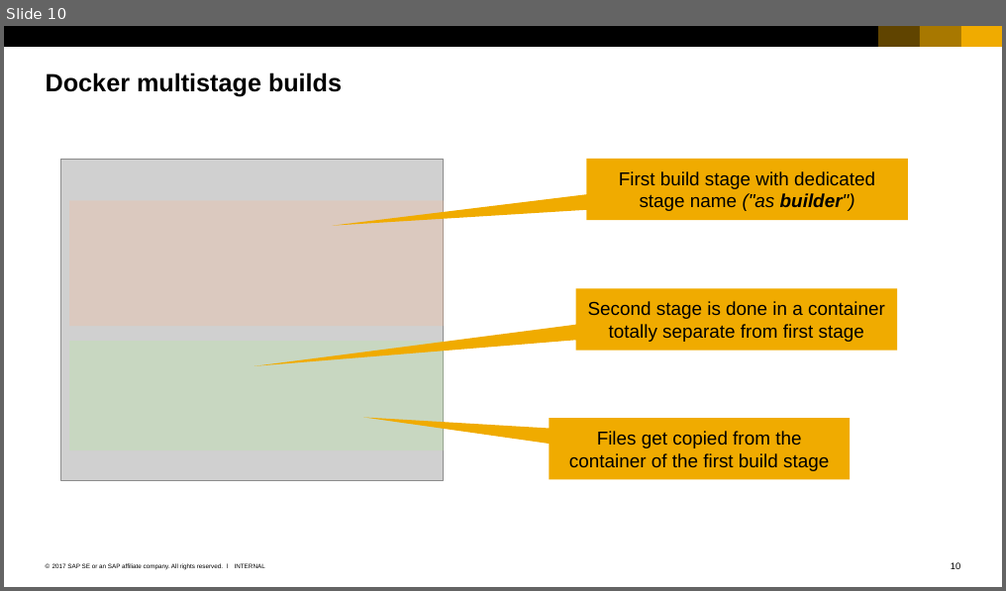
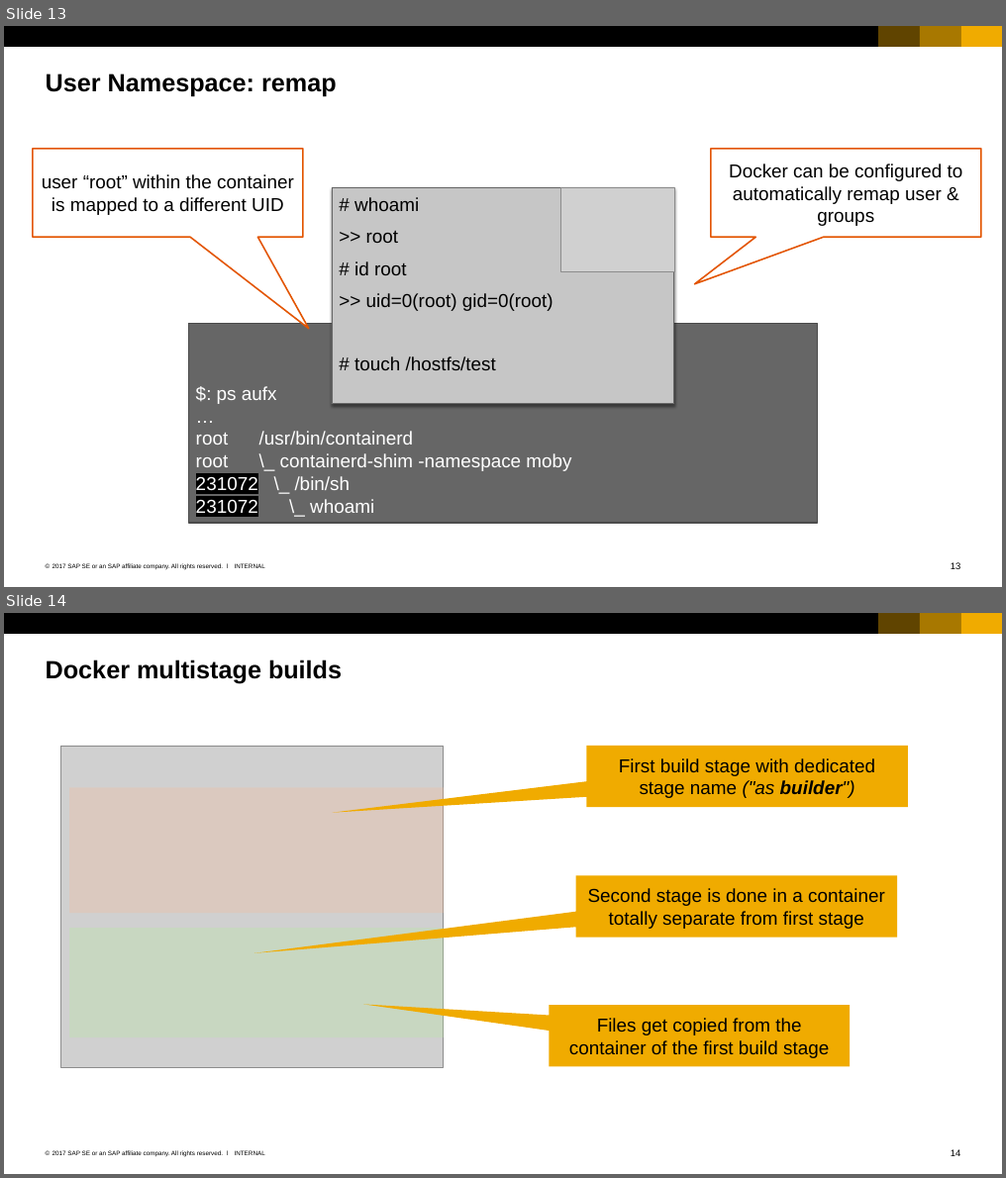
Before and after one commit to cuijiyao01/docker-k8s-training, a slide deck: docker/04_Dockerfiles.pptx. Shown one above the other, each under a label of ours: slide 10 before the commit, slides 13 and 14 after it. The pictures are 1006x591 and 1006x1178 pixels, drawn with LibreOffice and Linux fonts; fonts in the diff are those of the drawing; grey boxes stand for pictures. Boxes give left, top, right and bottom in pixels: in the first picture for what was removed or moved away, otherwise in the second. Text is boxed around its words. In the diff, an @@ line names an element or a change of style, - is before the commit and + after.

Commit message:
explain user namespace

```diff
--- a/docker/04_Dockerfiles.pptx
+++ b/docker/04_Dockerfiles.pptx
@@ slide 13 added at box(4, 26, 1002, 587), background #FFFFFF; not listed: 7 template elements that a slide beside it also shows @@
@@ title added at box(46, 74, 337, 97), 24 pt, text #000000, bold @@
+User Namespace: remap
@@ speech box added at box(33, 149, 302, 237), fill #FFFFFF, outline #E35500 1.5 pt, 18 pt, text #000000 @@
+user “root” within the container is mapped to a different UID
@@ speech box added at box(710, 149, 980, 237), fill #FFFFFF, outline #E35500 1.5 pt, 18 pt, text #000000 @@
+Docker can be configured to automatically remap user & groups
@@ rectangle added at box(332, 187, 674, 404), fill #C6C6C6, outline #666666 0.79 pt, 18 pt, text #000000 @@
+# whoami
+>> root
+# id root
+>> uid=0(root) gid=0(root)
+# touch /hostfs/test
@@ picture added at box(560, 187, 674, 273) @@
@@ rectangle added at box(189, 324, 818, 523), fill #666666, outline #4B4B4B 1.5 pt, 18 pt, text #FFFFFF @@
+$: ps aufx
+…
+root /usr/bin/containerd
+root \_ containerd-shim -namespace moby
+231072 \_ /bin/sh
+231072 \_ whoami
@@ what was slide 10 is now slide 14 @@
@@ page number at box(950, 1150, 961, 1157): text changed @@
-10
+14
```
Also in this commit, not shown: 1 slide changed, 3 other slides added.
